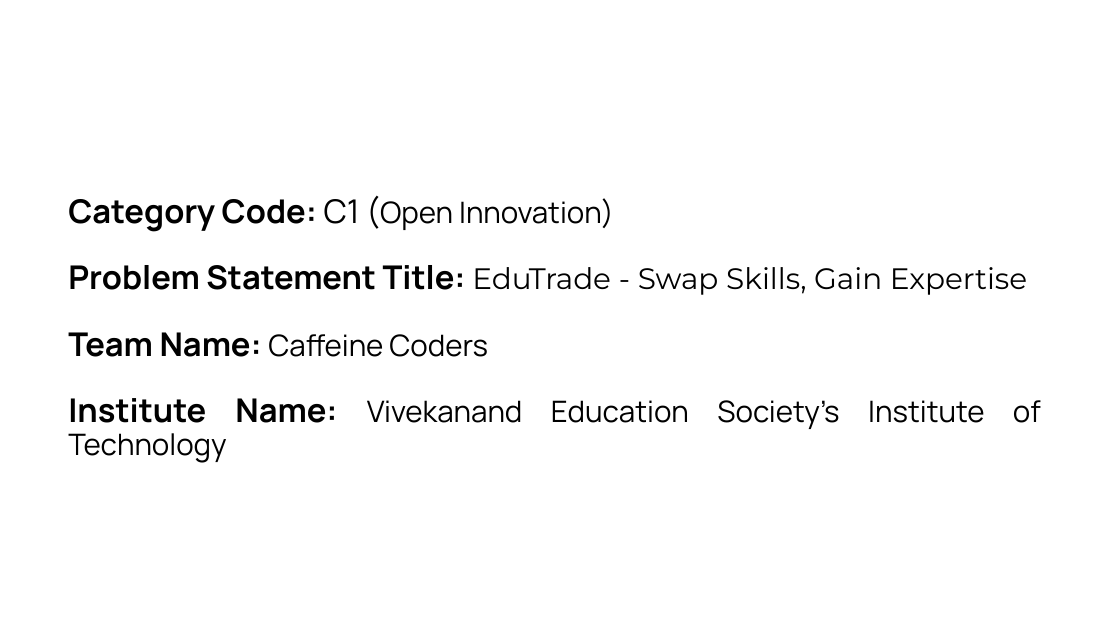
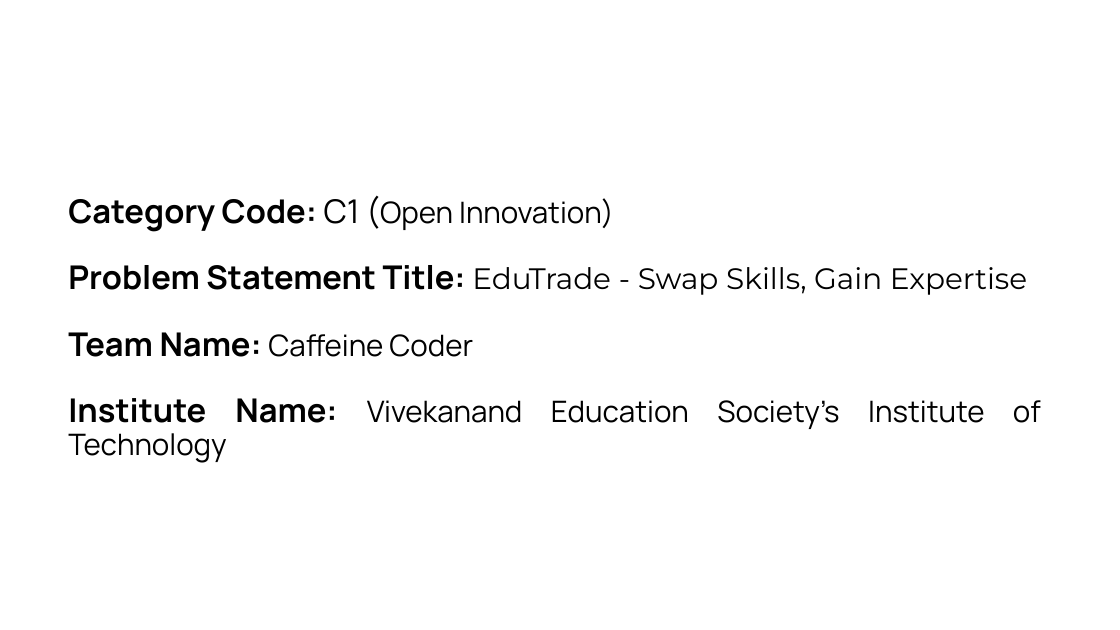
Before and after one commit to CMPN-CODECELL/Syrus2025_OpenInnovation_CaffeineCoder, a slide deck: slide 1 of PPT/PPT_Caffeine Coder_C1.pptx. Drawn at 1120x630 pixels with LibreOffice and Linux fonts; fonts in the diff are those of the drawing; background and template pictures are left out. Boxes give left, top, right and bottom in pixels: in the first picture for what was removed or moved away, otherwise in the second. Text is boxed around its words. In the diff, an @@ line names an element or a change of style, - is before the commit and + after.

Commit message:
PPTS

```diff
--- a/PPT/PPT_Caffeine Coder_C1.pptx
+++ b/PPT/PPT_Caffeine Coder_C1.pptx
@@ text at (68, 332, 473, 357): text changed @@
-Team Name: Caffeine Coders
+Team Name: Caffeine Coder
```
Also in this commit, not shown: 1 other slide changed, 1 other file.
